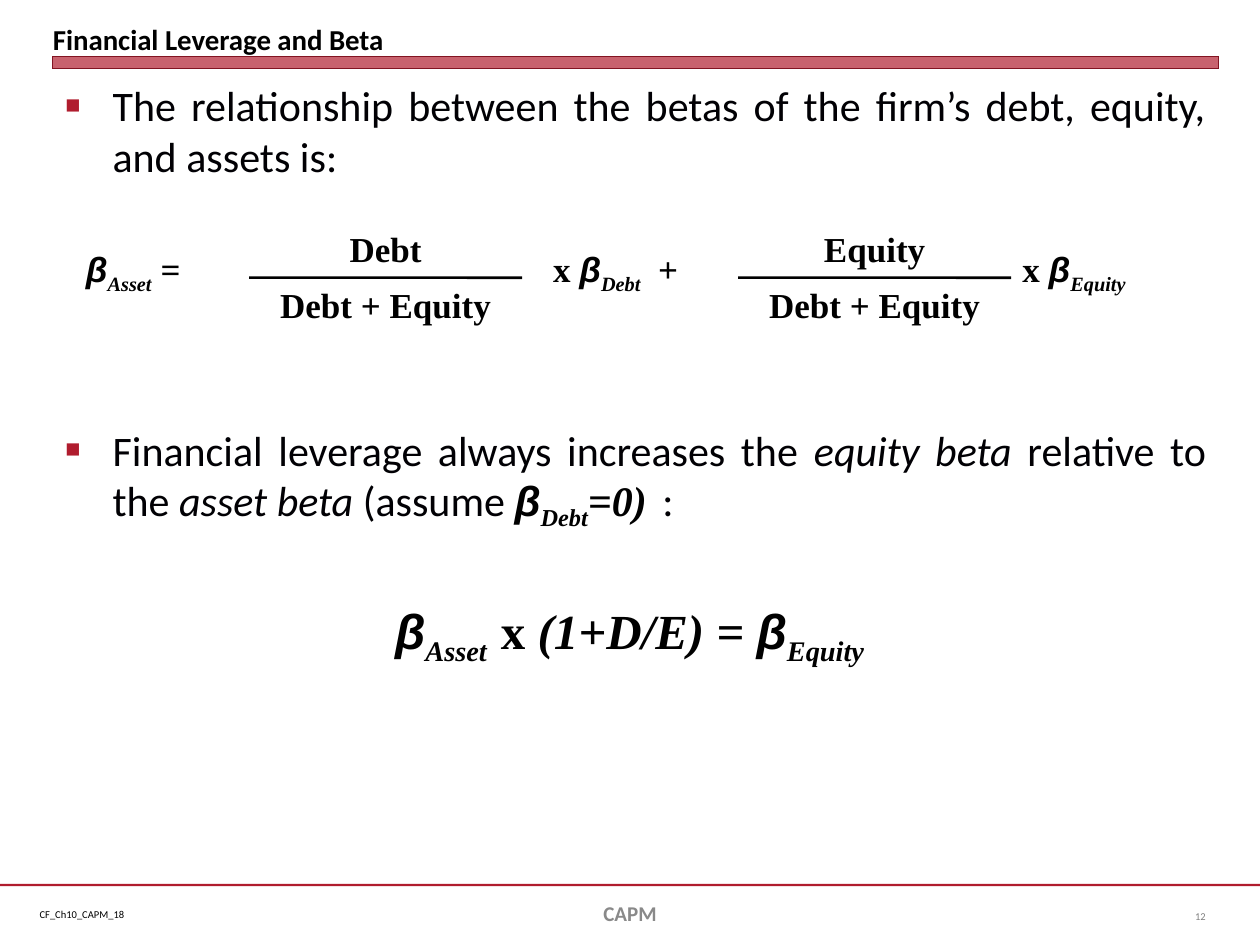
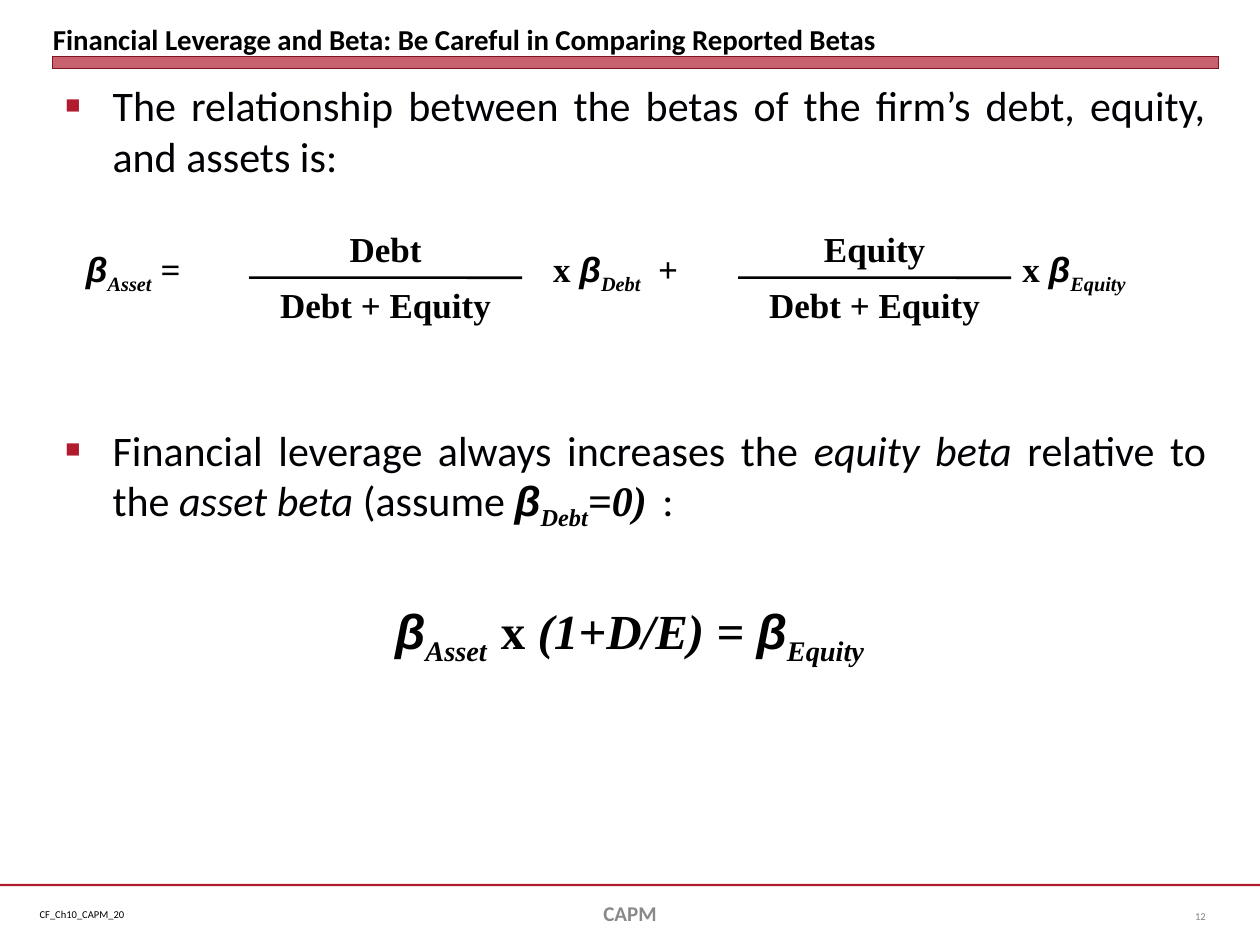
Before and after one commit to jmc877/Corporate-Finance, a slide deck: slide 12 of slides/CF_Ch10_CAPM_20.pptx. Drawn at 1260x945 pixels with LibreOffice and Linux fonts; fonts in the diff are those of the drawing. Boxes give left, top, right and bottom in pixels: in the first picture for what was removed or moved away, otherwise in the second. Text is boxed around its words. In the diff, an @@ line names an element or a change of style, - is before the commit and + after.

```diff
--- a/slides/CF_Ch10_CAPM_20.pptx
+++ b/slides/CF_Ch10_CAPM_20.pptx
@@ title at [53, 29, 875, 57]: text changed @@
-Financial Leverage and Beta
+Financial Leverage and Beta: Be Careful in Comparing Reported Betas
@@ text at [40, 911, 125, 920]: text changed @@
-CF_Ch10_CAPM_18
+CF_Ch10_CAPM_20
```
Also in this commit, not shown: 34 other slides changed, 1 slide added, 3 slides removed.
